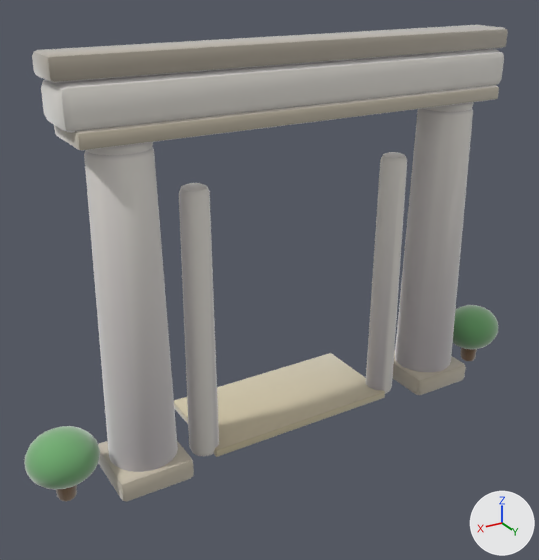
A saved change to the glTF model assets/models/gates/7d37784a.glb.
Before and after are seen from a 50 mm lens placed at (4.23, 6.4, 5.11), pointed at (0.19, -0.33, 1.74). Arrows for +X, +Y and +Z are at lower right; the lights stay in place. The first picture is the older version. Vertices at exactly the same position are counted once.

Names of what the first picture shows: 'gate_7d37784a'.
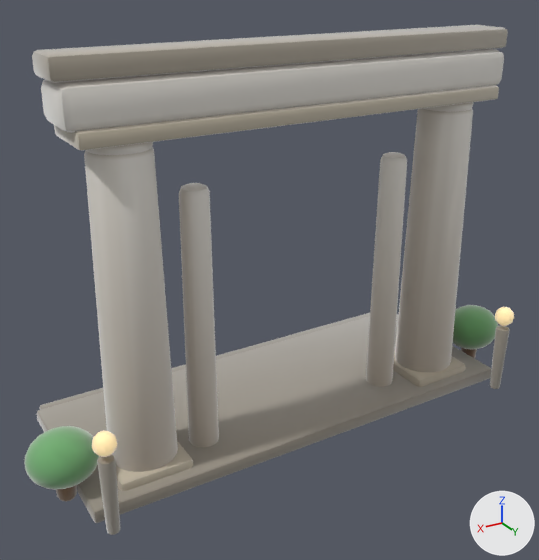
Where the change shows, as pixel boxes [x1, y1, x2, y2] in the pictures (539 x 560 px):
'gate_7d37784a', reshaped (7% taller): before [24, 25, 508, 501]; after [24, 25, 514, 535]
part 1 of me_gate_7d37784a, added (mostly hidden): after [39, 313, 370, 410]
part 2 of me_gate_7d37784a, added: after [495, 307, 514, 326]
part 3 of me_gate_7d37784a, added (beige): after [92, 430, 117, 457]
part 4 of me_gate_7d37784a, added: after [490, 325, 510, 389]
part 5 of me_gate_7d37784a, added: after [97, 454, 120, 535]
part 6 of me_gate_7d37784a, added: after [37, 314, 491, 523]
part 7 of me_gate_7d37784a, edited (looks the same): [24, 29, 508, 501] in both

What changed in the scene script:
```text
Add mat_clay__ffe2a8_0_95__ffe2a8:
    mat_clay__ffe2a8_0_95__ffe2a8 = bpy.data.materials.new('clay_#FFE2A8_0.95_#FFE2A8')
    # nodes: BsdfPrincipled, Mix, OutputMaterial, VertexColor
    # colours: beige #bca67a, beige #ffe2a8, mixed with the vertex colours
Add mat_clay__b9b2a2_0_93:
    mat_clay__b9b2a2_0_93 = bpy.data.materials.new('clay_#B9B2A2_0.93_-')
    # nodes: BsdfPrincipled, Mix, OutputMaterial, VertexColor
    # colours: grey #b9b2a2, mixed with the vertex colours
Add mat_clay__9e978a_0_93:
    mat_clay__9e978a_0_93 = bpy.data.materials.new('clay_#9E978A_0.93_-')
    # nodes: BsdfPrincipled, Mix, OutputMaterial, VertexColor
    # colours: grey #9e978a, mixed with the vertex colours
Change me_gate_7d37784a:
    used by ob_gate_7d37784a; location = (0.0, 0.0, 0.0)
    remove me_gate_7d37784a.from_pydata(...)  # 1884 vertices, 3704 faces; spans x -3.19..3.19, y -1.0..0.42, z -0.01..4.41
    add me_gate_7d37784a.from_pydata(...)  # 2384 vertices, 4676 faces; spans x -3.19..3.19, y -1.71..0.84, z -0.01..4.41
    me_gate_7d37784a part 1: the loose piece of 56 vertices spanning x -2.45..2.44, y -0.35..0.35, z 3.64..3.8 is copied, and the copy is multiplied about its middle by the matrix ((1.085, 0.006, 0.007), (0.0, 0.473, 0.004), (0.0, 0.005, 0.756)), then moved by (0.0, -1.54, -3.66), in mat_clay__9e978a_0_93; it spans x -2.64..2.64, y -1.71..-1.37, z 0.0..0.12
    me_gate_7d37784a part 2: a new loose piece, a UV sphere (10 segments, 6 rings, poles along z) spanning x -2.7..-2.46, y 0.61..0.84, z 0.9..1.15, in mat_clay__ffe2a8_0_95__ffe2a8
    me_gate_7d37784a part 3: a new loose piece, a UV sphere (10 segments, 6 rings, poles along z) spanning x 2.47..2.71, y 0.61..0.83, z 0.9..1.14, in mat_clay__ffe2a8_0_95__ffe2a8
    me_gate_7d37784a part 4: a new loose piece of 114 vertices spanning x -2.66..-2.5, y 0.64..0.81, z -0.01..0.87, in mat_clay__9e978a_0_93
    me_gate_7d37784a part 5: a new loose piece of 114 vertices spanning x 2.51..2.67, y 0.64..0.8, z 0.0..0.86, in mat_clay__9e978a_0_93
    me_gate_7d37784a part 6: a new loose piece of 56 vertices spanning x -2.72..2.72, y -1.55..0.55, z -0.01..0.16, in mat_clay__9e978a_0_93
    me_gate_7d37784a part 7: 3560 kept faces spanning x -3.19..3.19, y -1.0..0.42, z -0.01..4.39 get new vertex colours
    other edits to the shape of me_gate_7d37784a do not show in these pictures
    add me_gate_7d37784a.materials.append(mat_clay__9e978a_0_93)
    add me_gate_7d37784a.materials.append(mat_clay__b9b2a2_0_93)
    add me_gate_7d37784a.materials.append(mat_clay__ffe2a8_0_95__ffe2a8)
```
